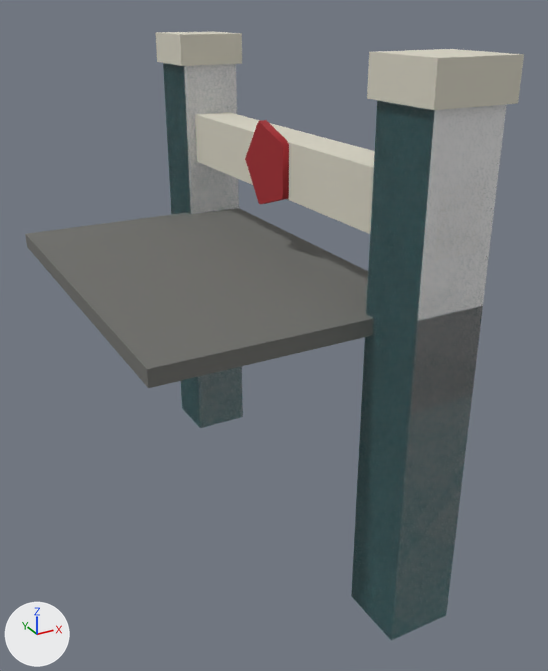
The glTF model project/models/stop-13.glb: old version first, new version second.
Camera for both pictures: a 50 mm lens placed at (-2.72, -6.09, 4.95), pointed at (0.42, -0.38, 2.1). Lighting does not change. The marker at lower left points along +X, +Y and +Z. The first picture is the older version. Where no turn or scale is listed for an object, it has been applied to the vertices. Vertices at exactly the same position are counted once.

Names of what the first picture shows: '00_paint0', '01_#d8d4c4_r320', '02_#d8d4c4', '03_#6e6e6a', '04_#a3262c_noshadow_r320', 'solid', 'solid.001'.
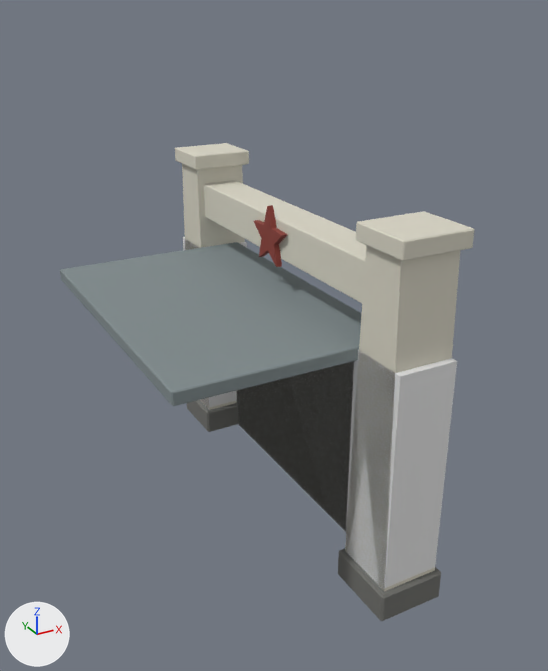
Location of each change, (x1, y1, x2, y2) in pixels of the pictures (548 x 671 px):
'00_paint0', reshaped, recoloured (13% narrower, 22% shorter)
    before: (163, 63, 505, 640)
    after: (175, 143, 474, 592)
'03_#6e6e6a', deleted
    before: (25, 208, 374, 388)
'solid.001', reshaped, moved, rescaled, turned
    before: (352, 100, 507, 639)
    after: (183, 237, 247, 408)
'03_#7f8a8c', added
    after: (60, 242, 362, 406)
'solid', moved, rescaled, turned
    before: (163, 63, 243, 427)
    after: (345, 349, 457, 590)
'01_#d8d4c4_r320', deleted (pale yellow)
    before: (156, 31, 524, 110)
'02_#d8d4c4', deleted (pale yellow)
    before: (195, 112, 486, 261)
'04_#85857f', added
    after: (237, 361, 354, 531)
'01_#6e6e6a', added
    after: (187, 400, 441, 621)
'solid.002', added
    after: (236, 362, 354, 532)
'04_#a3262c_noshadow_r320', deleted (red)
    before: (245, 120, 289, 204)
'02_paint2', added (red)
    after: (254, 205, 288, 267)
part 1 of me_00_paint0, rebuilt
    before: (163, 63, 243, 428)
    after: (182, 164, 245, 410)
part 2 of me_00_paint0, rebuilt
    before: (351, 101, 505, 640)
    after: (345, 245, 460, 592)
part 3 of me_00_paint0, added (pale yellow)
    after: (356, 211, 474, 261)
part 4 of me_00_paint0, added (pale yellow)
    after: (175, 143, 249, 170)
part 5 of me_00_paint0, added (pale yellow)
    after: (204, 181, 366, 303)

Edits to the bpy script that builds the scene:
```text
Change me_00_paint0:
    remove me_00_paint0.from_pydata(...)  # 16 vertices, 24 faces; spans x 0.5..1.1, y -2.3..2.3, z 0.0..4.4
    remove me_00_paint0.materials.append(mat_paint0)  # dark cyan #3f6f73
    add me_00_paint0.from_pydata(...)  # 88 vertices, 156 faces; spans x 0.5..1.15, y -2.11..2.11, z 0.06..3.45
    me_00_paint0 part 1: the loose piece of 8 vertices spanning x 0.5..1.1, y 1.7..2.3, z 0.0..4.4 is rebuilt with 8 vertices and now spans x 0.55..1.1, y 1.49..2.11, z 0.06..3.3, in mat_d8d4c4 (pale yellow #d9d5c5)
    me_00_paint0 part 2: the loose piece of 8 vertices spanning x 0.5..1.1, y -2.3..-1.7, z 0.0..4.4 is rebuilt with 8 vertices and now spans x 0.55..1.1, y -2.11..-1.49, z 0.06..3.3, in mat_d8d4c4 (pale yellow #d9d5c5)
    me_00_paint0 part 3: a new loose piece of 24 vertices spanning x 0.5..1.15, y -2.09..-1.51, z 3.3..3.45, in mat_d8d4c4 (pale yellow #d9d5c5)
    me_00_paint0 part 4: a new loose piece of 24 vertices spanning x 0.5..1.15, y 1.51..2.09, z 3.3..3.45, in mat_d8d4c4 (pale yellow #d9d5c5)
    me_00_paint0 part 5: a new loose piece of 24 vertices spanning x 0.62..1.02, y -1.6..1.6, z 2.75..3.12, in mat_d8d4c4 (pale yellow #d9d5c5)
    add me_00_paint0.materials.append(mat_d8d4c4)  # pale yellow #d9d5c5
Add me_solid_001:
    me_solid_001 = me_solid.copy(); me_solid_001.name = 'solid.001'  # the mesh of ob_solid_001
Remove ob_01__d8d4c4_r320:
    ob_01__d8d4c4_r320 = bpy.data.objects.new('01_#d8d4c4_r320', me_01__d8d4c4_r320)
Remove ob_02__d8d4c4:
    ob_02__d8d4c4 = bpy.data.objects.new('02_#d8d4c4', me_02__d8d4c4)
Remove ob_03__6e6e6a:
    ob_03__6e6e6a = bpy.data.objects.new('03_#6e6e6a', me_03__6e6e6a)
Remove ob_04__a3262c_noshadow_r320:
    ob_04__a3262c_noshadow_r320 = bpy.data.objects.new('04_#a3262c_noshadow_r320', me_04__a3262c_noshadow_r320)
Change ob_solid:
    ob_solid.rotation_euler: (1.571, 0.0, 0.0) -> (0.0, 0.0, 0.0)  # degrees (90, 0, 0) -> degrees (0, 0, 0)
    ob_solid.location: (0.8, 2.0, 2.2) -> (0.82, -1.8, 1.23)
    ob_solid.scale: (0.6, 4.4, 0.6) -> (0.55, 0.6, 2.34)
Change ob_solid_001:
    ob_solid_001.rotation_euler: (1.571, 0.0, 0.0) -> (0.0, 0.0, 0.0)  # degrees (90, 0, 0) -> degrees (0, 0, 0)
    ob_solid_001: bpy.data.objects.new('solid.001', me_solid) -> bpy.data.objects.new('solid.001', me_solid_001)
    ob_solid_001.location: (0.8, -2.0, 2.2) -> (0.82, 1.8, 1.23)
    ob_solid_001.scale: (0.6, 4.4, 0.6) -> (0.55, 0.6, 2.34)
Add ob_solid_002:
    ob_solid_002 = bpy.data.objects.new('solid.002', me_solid_002)  # a box spanning x -0.06..0.06, y -1.5..1.5, z -1.12..1.12
    ob_solid_002.location = (0.98, 0.0, 1.18)
Add ob_04__85857f:
    ob_04__85857f = bpy.data.objects.new('04_#85857f', me_04__85857f)  # 24 vertices, 44 faces; spans x 0.92..1.04, y -1.5..1.5, z 0.06..2.3; in mat_85857f (grey #868680)
    ob_04__85857f.location = (0.0, 0.0, 0.0)
Add ob_03__7f8a8c:
    ob_03__7f8a8c = bpy.data.objects.new('03_#7f8a8c', me_03__7f8a8c)  # 24 vertices, 44 faces; spans x -1.05..1.0, y -1.55..1.55, z 2.3..2.42; in mat_7f8a8c (grey #808b8d)
    ob_03__7f8a8c.location = (0.0, 0.0, 0.0)
Add ob_02_paint2:
    ob_02_paint2 = bpy.data.objects.new('02_paint2', me_02_paint2)  # 20 vertices, 36 faces; spans x 0.56..0.62, y -0.285..0.285, z 2.687..3.23; in mat_paint2 (red #8b3e35)
    ob_02_paint2.location = (0.0, 0.0, 0.0)
Add ob_01__6e6e6a:
    ob_01__6e6e6a = bpy.data.objects.new('01_#6e6e6a', me_01__6e6e6a)  # 48 vertices, 88 faces; spans x 0.5..1.15, y -2.15..2.15, z 0.06..0.35; in mat_6e6e6a (dark grey #6e6e6a)
    ob_01__6e6e6a.location = (0.0, 0.0, 0.0)
```
